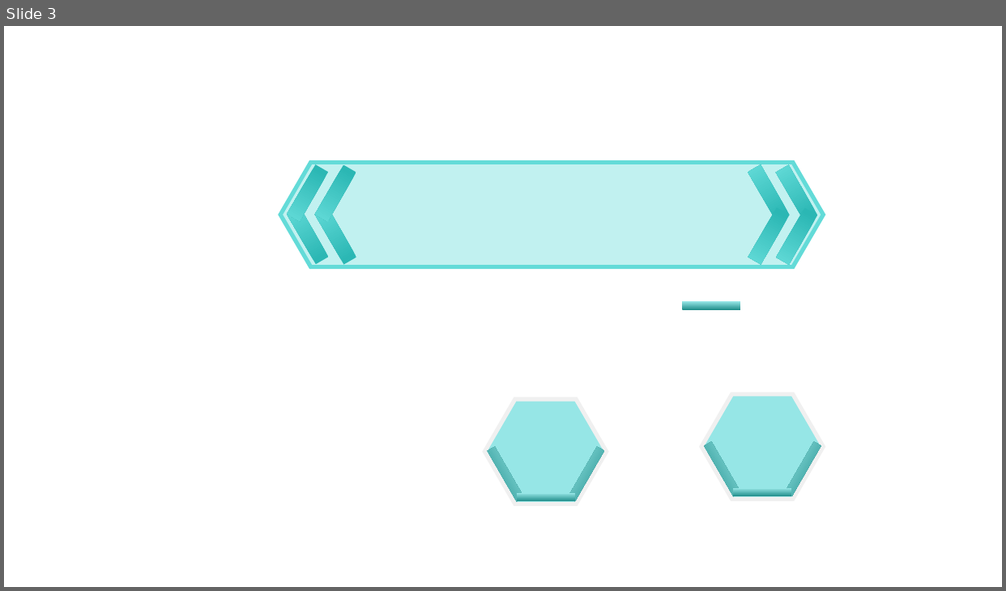
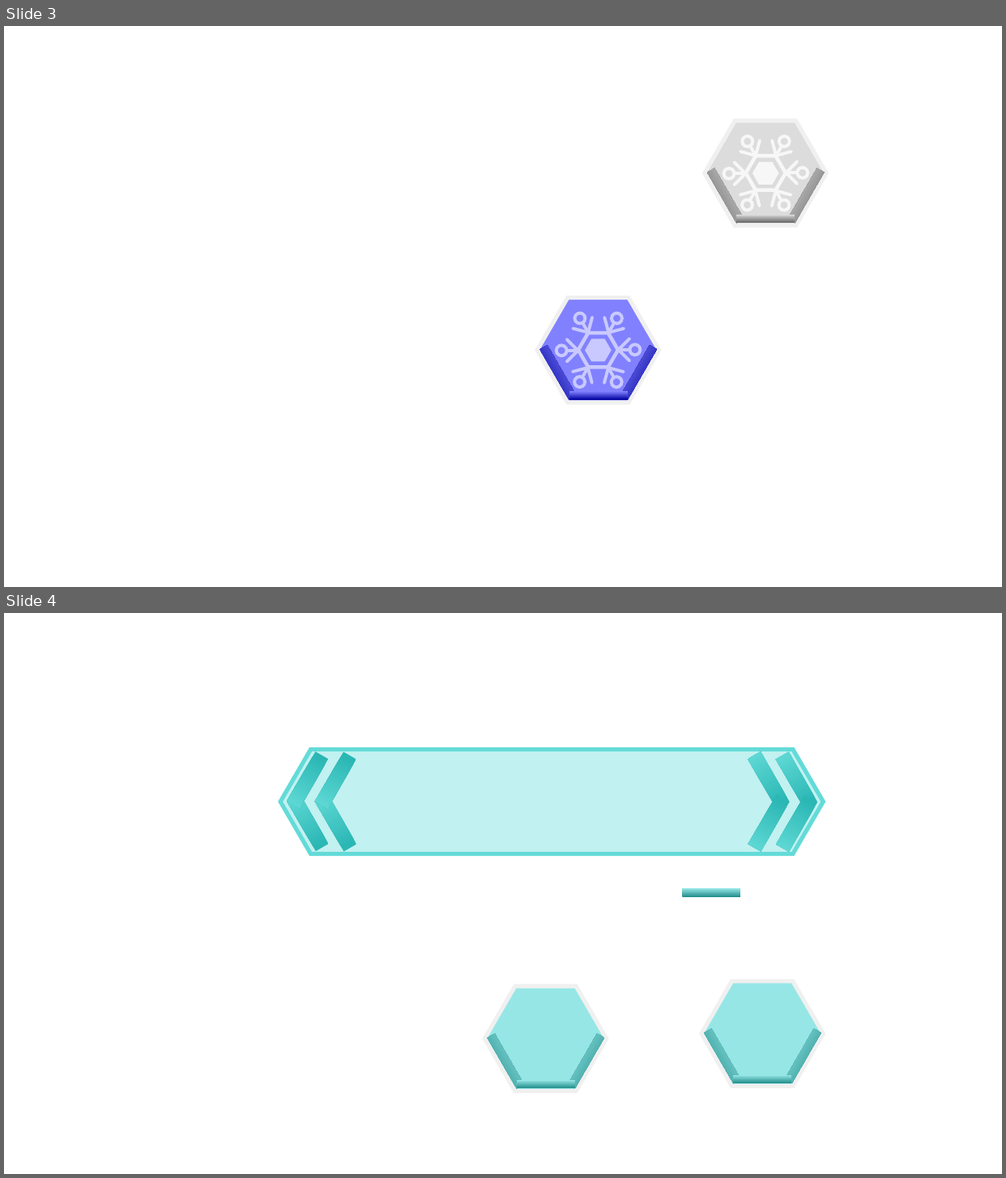
Before and after one commit to SNUGDC/Hextris, a slide deck: Hextris 아트 리소스.pptx. Shown one above the other, each under a label of ours: slide 3 before the commit, slides 3 and 4 after it. The pictures are 1006x591 and 1006x1178 pixels, drawn with LibreOffice and Linux fonts; fonts in the diff are those of the drawing. Boxes give left, top, right and bottom in pixels: in the first picture for what was removed or moved away, otherwise in the second. Text is boxed around its words. In the diff, an @@ line names an element or a change of style, - is before the commit and + after.

```diff
--- a/Hextris 아트 리소스.pptx
+++ b/Hextris 아트 리소스.pptx
@@ slide 3 added at <box>4,26,1002,587</box>, background #FFFFFF @@
@@ group added at <box>724,134,808,212</box>: 18 lines, 6 ellipses, 2 hexagons @@
@@ group added at <box>705,121,827,226</box>: 3 rectangles, 1 hexagon @@
@@ group added at <box>556,312,641,390</box>: 18 lines, 6 ellipses, 2 hexagons @@
@@ group added at <box>537,297,659,403</box>: 3 rectangles, 1 hexagon @@
@@ what was slide 3 is now slide 4 @@
```
Also in this commit, not shown: 1 slide changed, 1 other slide added, 1 slide removed, 7 other files.
